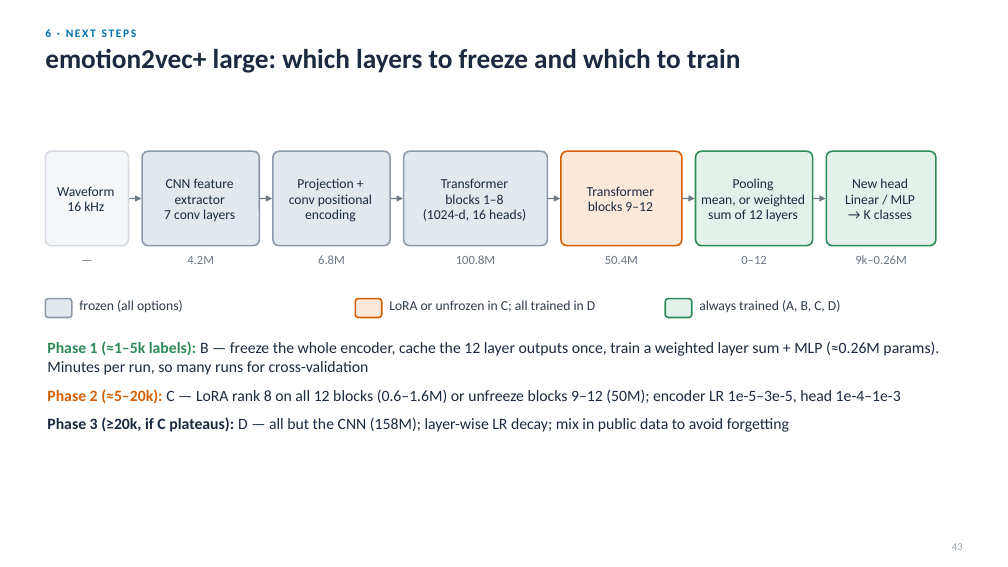
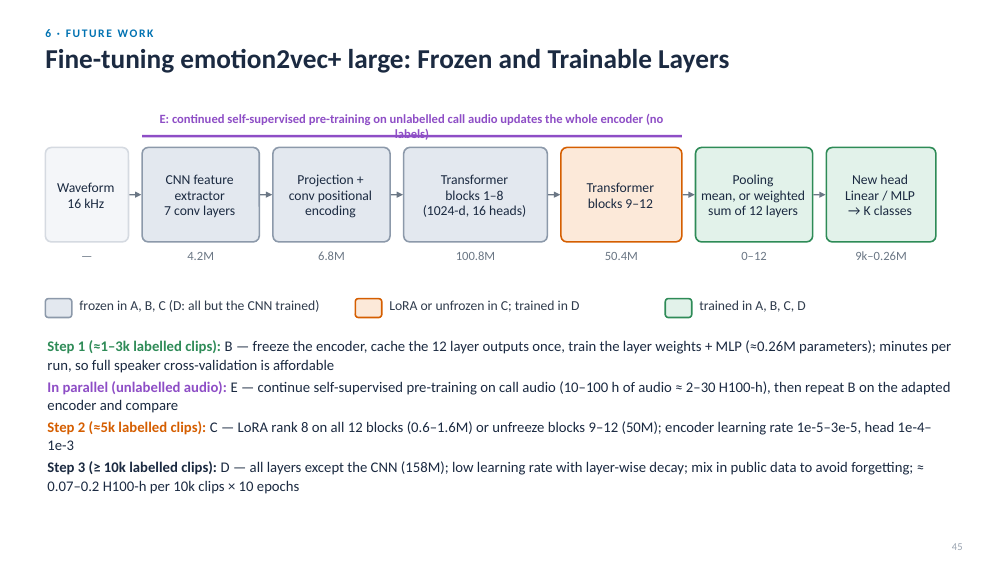
Before and after one commit to Davidlequnchen/emotion_recognition, a slide deck: slide 46 of emotion_recognition/presentation/SER_evaluation.pptx (slide 44 before the commit). Drawn at 1008x567 pixels with LibreOffice and Linux fonts; fonts in the diff are those of the drawing. Boxes give left, top, right and bottom in pixels: in the first picture for what was removed or moved away, otherwise in the second. Text is boxed around its words. In the diff, an @@ line names an element or a change of style, - is before the commit and + after.

```diff
--- a/emotion_recognition/presentation/SER_evaluation.pptx
+++ b/emotion_recognition/presentation/SER_evaluation.pptx
@@ text at [45,29,154,37]: text changed @@
-6 · NEXT STEPS
+6 · FUTURE WORK
@@ text at [45,49,729,73]: text changed @@
-emotion2vec+ large: which layers to freeze and which to train
+Fine-tuning emotion2vec+ large: Frozen and Trainable Layers
@@ text added at [160,114,663,140], 12 pt, text #8E4EC6, bold @@
+E: continued self-supervised pre-training on unlabelled call audio updates the whole encoder (no labels)
@@ line added from (142, 136) to (682, 136), #8E4EC6 2.25 pt @@
@@ 7 rounded rectangles, 7 texts, 6 arrows: place and size @@
-7 rounded rectangles, 7 texts, 6 arrows at [45,151,936,274]
+7 rounded rectangles, 7 texts, 6 arrows at [45,147,936,271]
@@ text at [79,300,319,312]: text changed @@
-frozen (all options)
+frozen in A, B, C (D: all but the CNN trained)
@@ text at [389,300,579,312]: text changed @@
-LoRA or unfrozen in C; all trained in D
+LoRA or unfrozen in C; trained in D
@@ text at [699,300,805,312]: text changed @@
-always trained (A, B, C, D)
+trained in A, B, C, D
@@ text at [47,340,951,494]: text changed; size 15 to 14 pt @@
-▪ Phase 1 (≈1–5k labels): B — freeze the whole encoder, cache the 12 layer outputs once, train a weighted layer sum + MLP (≈0.26M params). Minutes per run, so many runs for cross-validation
-▪ Phase 2 (≈5–20k): C — LoRA rank 8 on all 12 blocks (0.6–1.6M) or unfreeze blocks 9–12 (50M); encoder LR 1e-5–3e-5, head 1e-4–1e-3
-▪ Phase 3 (≥20k, if C plateaus): D — all but the CNN (158M); layer-wise LR decay; mix in public data to avoid forgetting
+▪ Step 1 (≈1–3k labelled clips): B — freeze the encoder, cache the 12 layer outputs once, train the layer weights + MLP (≈0.26M parameters); minutes per run, so full speaker cross-validation is affordable
+▪ In parallel (unlabelled audio): E — continue self-supervised pre-training on call audio (10–100 h of audio ≈ 2–30 H100-h), then repeat B on the adapted encoder and compare
+▪ Step 2 (≈5k labelled clips): C — LoRA rank 8 on all 12 blocks (0.6–1.6M) or unfreeze blocks 9–12 (50M); encoder learning rate 1e-5–3e-5, head 1e-4–1e-3
+▪ Step 3 (≥ 10k labelled clips): D — all layers except the CNN (158M); low learning rate with layer-wise decay; mix in public data to avoid forgetting; ≈ 0.07–0.2 H100-h per 10k clips × 10 epochs
```
Also in this commit, not shown: 46 other slides changed, 9 slides added, 5 slides removed, 42 other files.
